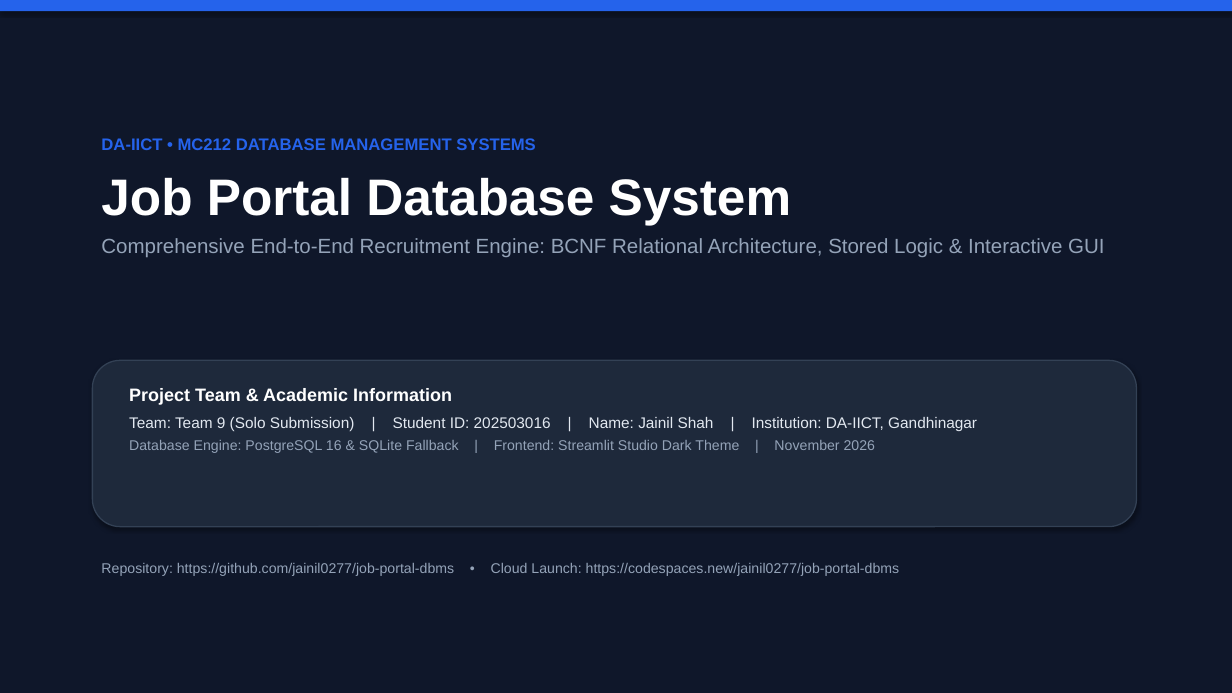
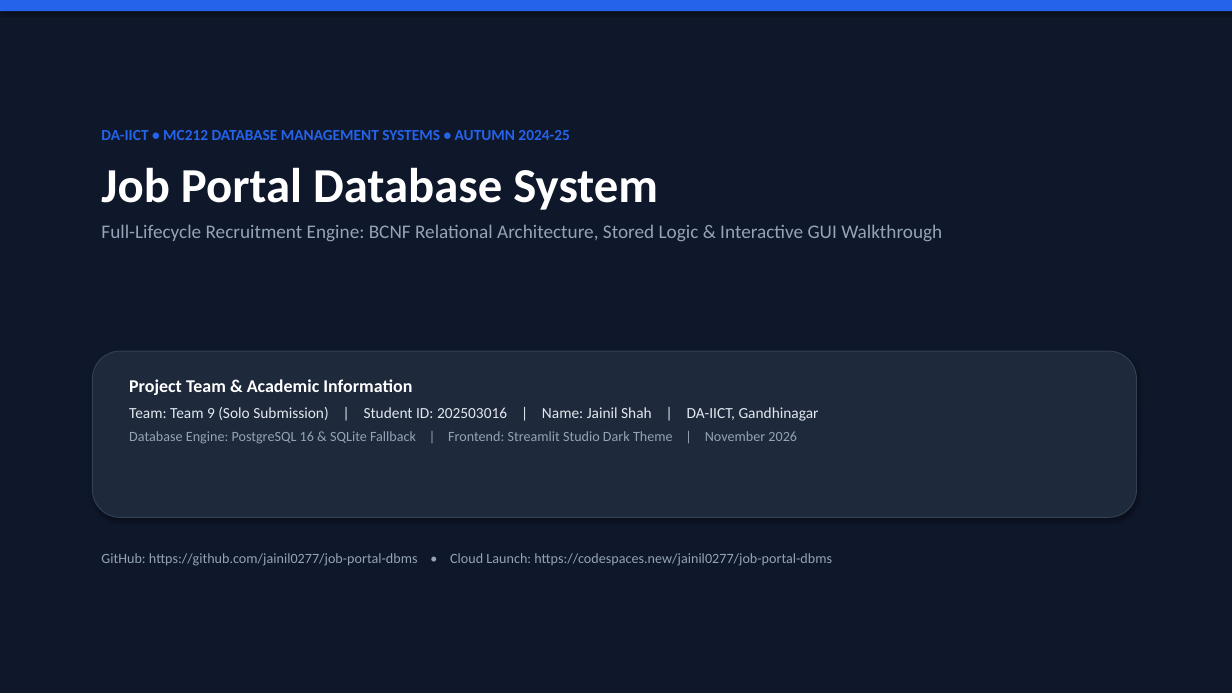
Before and after one commit to jainil0277/job-portal-dbms, a slide deck: slide 1 of docs/Team-9_202503016_Presentation.pptx. Drawn at 1232x693 pixels with LibreOffice and Linux fonts; fonts in the diff are those of the drawing. Boxes give left, top, right and bottom in pixels: in the first picture for what was removed or moved away, otherwise in the second. Text is boxed around its words. In the diff, an @@ line names an element or a change of style, - is before the commit and + after.

Commit message:
feat: add 10-minute presentation scenario walkthrough with images and database reflection

```diff
--- a/docs/Team-9_202503016_Presentation.pptx
+++ b/docs/Team-9_202503016_Presentation.pptx
@@ text "DA-IICT • MC212 DATABASE MANAGEMENT ...": place and size @@
-text "DA-IICT • MC212 DATABASE MANAGEMENT ..." at box(101, 138, 1104, 257)
+text "DA-IICT • MC212 DATABASE MANAGEMENT ..." at box(101, 130, 942, 242)
@@ text at box(101, 130, 569, 140): text changed; size 13 to 12 pt; font Arial to Calibri @@
-DA-IICT • MC212 DATABASE MANAGEMENT SYSTEMS
+DA-IICT • MC212 DATABASE MANAGEMENT SYSTEMS • AUTUMN 2024-25
@@ text at box(101, 167, 658, 210): size 40 to 38 pt, font Arial to Calibri in "Job Portal Database System" @@
@@ text at box(101, 224, 942, 242): text changed; size 16 to 15 pt; font Arial to Calibri @@
-Comprehensive End-to-End Recruitment Engine: BCNF Relational Architecture, Stored Logic & Interactive GUI
+Full-Lifecycle Recruitment Engine: BCNF Relational Architecture, Stored Logic & Interactive GUI Walkthrough
@@ rounded rectangle: place and size @@
-rounded rectangle at box(92, 360, 1137, 527)
+rounded rectangle at box(92, 351, 1137, 518)
@@ rounded rectangle at box(92, 351, 1137, 518): outline #334155 1 pt to #334155 0.75 pt @@
@@ text "Project Team & Academic Information": place and size @@
-text "Project Team & Academic Information" at box(129, 388, 977, 453)
+text "Project Team & Academic Information" at box(129, 379, 819, 444)
@@ text at box(129, 379, 797, 444): font Arial to Calibri in "Project Team & Academic Information", "Database Engine: PostgreSQL 16 & SQLite Fallback ..." @@
@@ text at box(129, 407, 819, 421): text changed; font Arial to Calibri @@
-Team: Team 9 (Solo Submission) | Student ID: 202503016 | Name: Jainil Shah | Institution: DA-IICT, Gandhinagar
+Team: Team 9 (Solo Submission) | Student ID: 202503016 | Name: Jainil Shah | DA-IICT, Gandhinagar
@@ text at box(101, 553, 832, 566): text changed; font Arial to Calibri @@
-Repository: https://github.com/jainil0277/job-portal-dbms • Cloud Launch: https://codespaces.new/jainil0277/job-portal-dbms
+GitHub: https://github.com/jainil0277/job-portal-dbms • Cloud Launch: https://codespaces.new/jainil0277/job-portal-dbms
```
Also in this commit, not shown: 7 other slides changed, 5 slides added, 1 slide removed, 4 other files.
